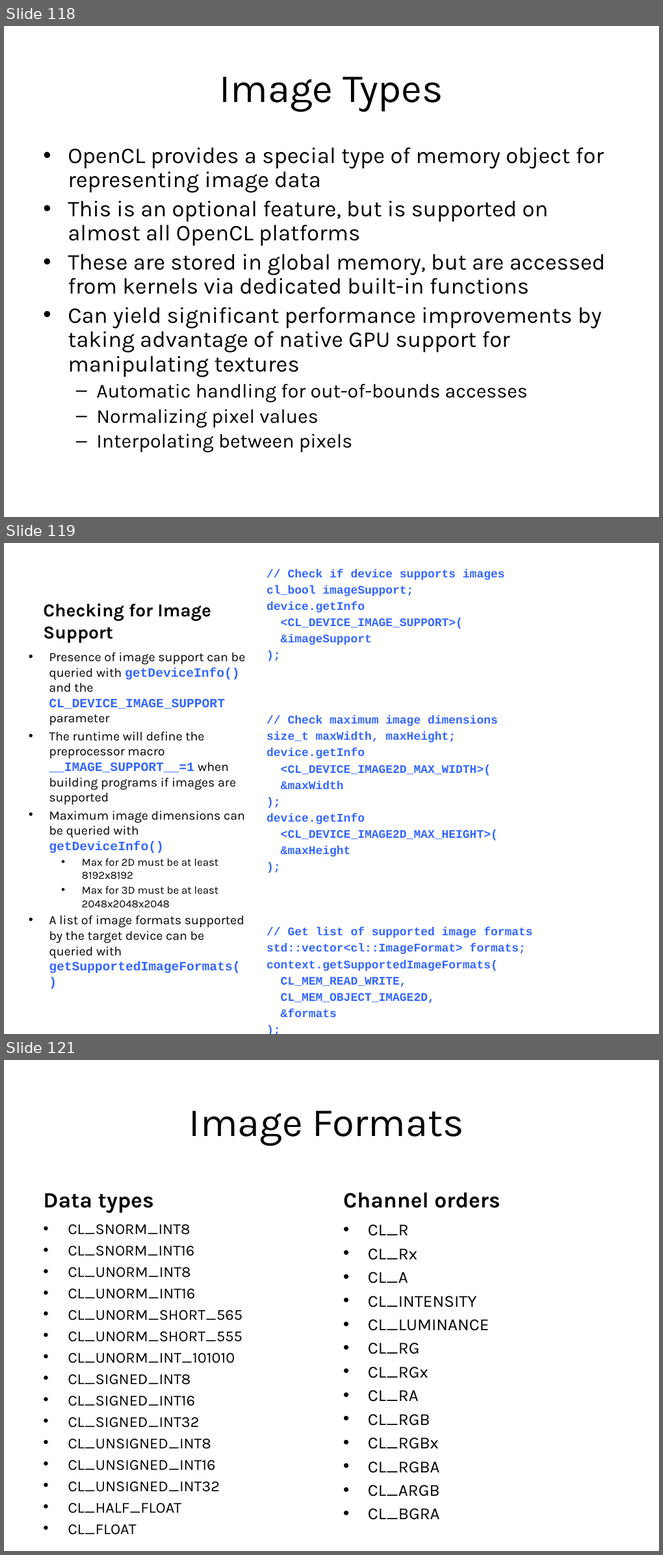
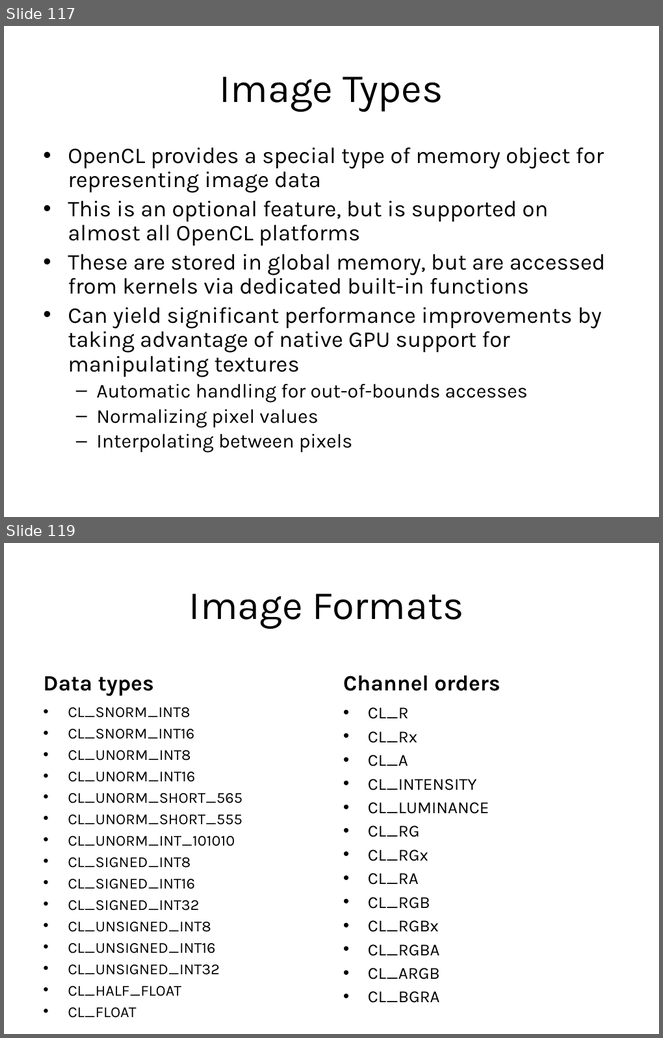
Before and after one commit to UoB-HPC/opencl-training-code, a slide deck: slides/intro_to_OpenCL_Feb_2015_part2.pptx. Shown one above the other, each under a label of ours: slides 118, 119 and 121 before the commit, slides 117 and 119 after it; the slides between them are not shown. The pictures are 663x1555 and 663x1038 pixels, drawn with LibreOffice and Linux fonts; fonts in the diff are those of the drawing. Boxes give left, top, right and bottom in pixels: in the first picture for what was removed or moved away, otherwise in the second. Text is boxed around its words. In the diff, an @@ line names an element or a change of style, - is before the commit and + after.

```diff
--- a/slides/intro_to_OpenCL_Feb_2015_part2.pptx
+++ b/slides/intro_to_OpenCL_Feb_2015_part2.pptx
@@ slide 119 removed at [4,543,659,1034], background #FFFFFF @@
@@ text removed at [267,569,532,987] @@
-// Check if device supports images
-cl_bool imageSupport;
-device.getInfo
-<CL_DEVICE_IMAGE_SUPPORT>(
-&imageSupport
-);
-// Check maximum image dimensions
-size_t maxWidth, maxHeight;
-device.getInfo
-<CL_DEVICE_IMAGE2D_MAX_WIDTH>(
-&maxWidth
-);
-device.getInfo
-<CL_DEVICE_IMAGE2D_MAX_HEIGHT>(
-&maxHeight
-);
-// Get list of supported image formats
-std::vector<cl::ImageFormat> formats;
-context.getSupportedImageFormats(
-CL_MEM_READ_WRITE,
-CL_MEM_OBJECT_IMAGE2D,
-&formats
-);
@@ title removed at [43,603,211,643] @@
-Checking for Image Support
@@ text removed at [49,652,246,973] @@
-• Presence of image support can be queried with getDeviceInfo() and the CL_DEVICE_IMAGE_SUPPORT parameter
-• The runtime will define the preprocessor macro __IMAGE_SUPPORT__=1 when building programs if images are supported
-• Maximum image dimensions can be queried with getDeviceInfo()
-  • Max for 2D must be at least 8192x8192
-  • Max for 3D must be at least 2048x2048x2048
-• A list of image formats supported by the target device can be queried with getSupportedImageFormats()
@@ what was slide 118 is now slide 117 @@
@@ what was slide 121 is now slide 119 @@
```
Also in this commit, not shown: 10 slides changed, 1 other slide removed, 2 other files.
